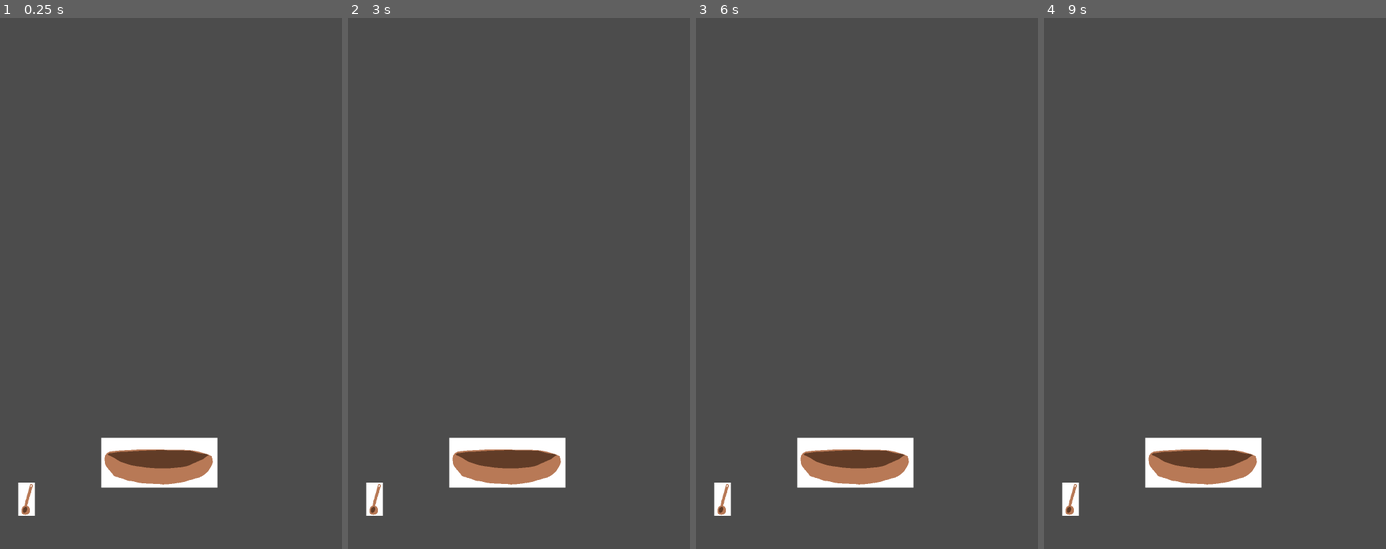
Above: before the commit, frames 1-4 (left to right).
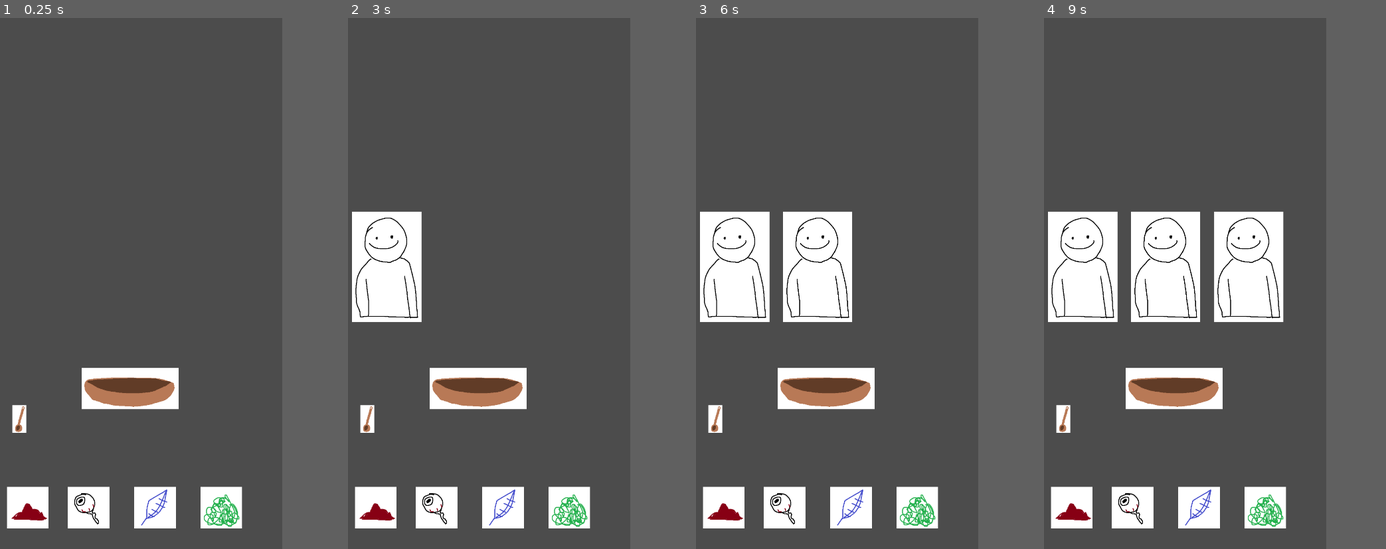
Above: after the commit, the same moments.

Repository: mliu/innkeep
Game: Godot game, scene res://Game.tscn
The game is run twice, just before and just after one commit, with the same random seed, the same clock (stepped at 60 frames per second) and the same inputs.
Inputs (mouse positions are in pixels of both pictures, inside the frame that each line leads up to):
- Up to frame 1 (0.25 s): no input
- Up to frame 2 (3 s): tap Enter at 0.5, 2 s; move the mouse to (375, 501) at 0.52 s; click (375, 501) at 0.67 s; tap Space at 1.25, 2.75 s; move the mouse to (440, 310) at 1.27 s; click (440, 310) at 1.42 s; move the mouse to (546, 166) at 2.02 s; click (546, 166) at 2.17 s; move the mouse to (491, 389) at 2.77 s; click (491, 389) at 2.92 s
- Up to frame 3 (6 s): tap Enter at 3.5 s; move the mouse to (966, 363) at 3.52 s; click (966, 363) at 3.67 s; tap Space at 4.25 s; move the mouse to (750, 203) at 4.27 s; click (750, 203) at 4.42 s; move the mouse to (877, 283) at 5.02 s; click (877, 283) at 5.17 s; move the mouse to (805, 150) at 5.77 s; click (805, 150) at 5.92 s
- Up to frame 4 (9 s): move the mouse to (1286, 256) at 6.52 s; click (1286, 256) at 6.67 s; move the mouse to (1136, 310) at 7.27 s; click (1136, 310) at 7.42 s; move the mouse to (1242, 166) at 8.02 s; click (1242, 166) at 8.17 s; move the mouse to (1187, 389) at 8.77 s; click (1187, 389) at 8.92 s
In our replay, the window is 540x800 before the commit and 450x800 after it. These sizes can differ from the game's own. Grey fills any space a smaller window leaves; there, only what the larger window draws over its background counts as a difference.

The runs differ from the first frame. In frame 1, 9.4% of the frame differs, in the area x 1-71%, y 65-97%; in frame 2, 14%; in frame 3, 18%; in frame 4, 22%, in the area x 1-71%, y 36-97%.

Commit message:
Bowl ingredient checking and customer generating

Diff:
--- /dev/null
+++ b/Customer.gd
@@ -0,0 +1,18 @@
+extends Area2D
+
+var order_index
+var anchor_index
+
+signal on_click(order_index, anchor_index)
+
+func _ready():
+	connect("input_event", self, "_on_input_event")
+	pass
+
+func _on_input_event(viewport, event, shape_idx):
+	if(event is InputEventScreenTouch && event.is_pressed()):
+		emit_signal("on_click", order_index, anchor_index)
+
+# Called every frame. 'delta' is the elapsed time since the previous frame.
+#func _process(delta):
+#	pass
--- /dev/null
+++ b/Customer.tscn
@@ -0,0 +1,19 @@
+[gd_scene load_steps=4 format=2]
+
+[ext_resource path="res://Customer.gd" type="Script" id=1]
+[ext_resource path="res://sprites/customer.png" type="Texture" id=2]
+
+[sub_resource type="RectangleShape2D" id=1]
+extents = Vector2( 125, 200 )
+
+[node name="Customer" type="Area2D"]
+script = ExtResource( 1 )
+__meta__ = {
+"_edit_group_": true
+}
+
+[node name="Sprite" type="Sprite" parent="."]
+texture = ExtResource( 2 )
+
+[node name="CollisionShape2D" type="CollisionShape2D" parent="."]
+shape = SubResource( 1 )
--- /dev/null
+++ b/CustomerAnchor.gd
@@ -0,0 +1,20 @@
+extends Node2D
+
+var has_customer = false
+var customer = preload("res://Customer.tscn")
+
+func _ready():
+	pass
+
+func add_customer(order_index, anchor_index):
+	has_customer = true
+	var customer_instance = customer.instance()
+	customer_instance.set_name("Customer")
+	customer_instance.order_index = order_index
+	customer_instance.anchor_index = anchor_index
+	add_child(customer_instance)
+	customer_instance.connect("on_click", get_parent(), "_on_Customer_click")
+
+func remove_customer():
+	remove_child(get_node("Customer"))
+	has_customer = false
--- /dev/null
+++ b/CustomerAnchor.tscn
@@ -0,0 +1,7 @@
+[gd_scene load_steps=2 format=2]
+
+[ext_resource path="res://CustomerAnchor.gd" type="Script" id=1]
+
+[node name="Anchor1" type="Node2D"]
+position = Vector2( 200, 900 )
+script = ExtResource( 1 )
--- a/Game.gd
+++ b/Game.gd
@@ -1,23 +1,69 @@
 extends Node2D
+
+var orders = {0: null, 1: null, 2: null}
+var MAX_ORDERS = 3
+var anchor_points = []
+var current_recipe
+var current_order_index
+var current_anchor_index
 
 # Called when the node enters the scene tree for the first time.
 func _ready():
+	randomize()
 	$Ashes.connect("add_to_bowl", $Bowl, "add_ingredient")
 	$Eye.connect("add_to_bowl", $Bowl, "add_ingredient")
 	$Feather.connect("add_to_bowl", $Bowl, "add_ingredient")
 	$Plant.connect("add_to_bowl", $Bowl, "add_ingredient")
 	$Spoon.connect("input_event", self, "_on_Spoon_input_event")
-	$OrderGenerator.connect("new_order", self, "_on_generate_order_input_event")
-	pass # Replace with function body.
-
-func _on_Spoon_input_event(event):
-	if(event is InputEventScreenTouch && event.is_pressed()):
-		$Bowl.mix()
+	$OrderGenerator.connect("new_order", self, "_on_generate_order")
+	$OrderGenerator.start_day()
+	anchor_points = [$Anchor1, $Anchor2, $Anchor3]
 	pass
 
-func _on_generate_order_input_event(order):
-	print("Recipe: ", Recipe.recipes[order])
-	#print("Recipe: " + str(Recipe.recipes[dish]))
+func _on_Spoon_input_event(viewport, event, shape_idx):
+	if(event is InputEventScreenTouch && event.is_pressed()):
+		var temp_recipe = Recipes.recipes[current_recipe]
+		var temp_bowl = $Bowl.ingredients
+		temp_recipe.sort()
+		temp_bowl.sort()
+		if (temp_recipe == temp_bowl):
+			$Bowl.mix()
+		else:
+			$Bowl.dump()
+		remove_current_customer()
+	pass
+
+func _on_Customer_click(order_index, anchor_index):
+	if(current_recipe == null):
+		current_recipe = orders[order_index]
+		current_order_index = order_index
+		current_anchor_index = anchor_index
+		print(Recipes.recipes[current_recipe])
+	pass
+
+func _on_generate_order():
+	if (orders.size() > MAX_ORDERS):
+		pass
+	print("generate order")
+	var temp_order_index
+	for i in range(MAX_ORDERS):
+		if (orders[i] == null):
+			temp_order_index = i
+			orders[i] = randi() % Recipes.recipes.size()
+			break
+	# Find the next available Anchor point
+	for i in range(MAX_ORDERS):
+		if (anchor_points[i].has_customer):
+			continue
+		anchor_points[i].add_customer(temp_order_index, i)
+		return
+
+func remove_current_customer():
+	orders[current_order_index] = null
+	current_recipe = null
+	current_order_index = null
+	anchor_points[current_anchor_index].remove_customer()
+
 # Called every frame. 'delta' is the elapsed time since the previous frame.
 #func _process(delta):
 #	pass
--- a/Game.tscn
+++ b/Game.tscn
@@ -1,10 +1,11 @@
-[gd_scene load_steps=7 format=2]
+[gd_scene load_steps=8 format=2]
 
 [ext_resource path="res://Game.gd" type="Script" id=1]
 [ext_resource path="res://classes/Ingredient.tscn" type="PackedScene" id=2]
 [ext_resource path="res://classes/Bowl.tscn" type="PackedScene" id=3]
 [ext_resource path="res://sprites/spoon.png" type="Texture" id=4]
 [ext_resource path="res://OrderGenerator.gd" type="Script" id=5]
+[ext_resource path="res://CustomerAnchor.tscn" type="PackedScene" id=6]
 
 [sub_resource type="RectangleShape2D" id=1]
 extents = Vector2( 25, 50 )
@@ -42,9 +43,20 @@
 [node name="CollisionShape2D" type="CollisionShape2D" parent="Spoon"]
 shape = SubResource( 1 )
 
-[node name="OrderGenerator" type="Area2D" parent="."]
+[node name="OrderGenerator" type="Node2D" parent="."]
 script = ExtResource( 5 )
 
-[node name="CollisionShape2D" type="CollisionShape2D" parent="OrderGenerator"]
+[node name="DayTimer" type="Timer" parent="OrderGenerator"]
+wait_time = 120.0
+autostart = true
 
-[node name="Sprite" type="Sprite" parent="OrderGenerator"]
+[node name="OrderTimer" type="Timer" parent="OrderGenerator"]
+autostart = true
+
+[node name="Anchor1" parent="." instance=ExtResource( 6 )]
+
+[node name="Anchor2" parent="." instance=ExtResource( 6 )]
+position = Vector2( 500, 900 )
+
+[node name="Anchor3" parent="." instance=ExtResource( 6 )]
+position = Vector2( 800, 900 )
--- a/OrderGenerator.gd
+++ b/OrderGenerator.gd
@@ -1,20 +1,24 @@
-extends Area2D
+extends Node2D
 
-signal new_order(order)
-var RNG = RandomNumberGenerator.new()
+signal new_order
+
+var DAY_TIME = 120
 
 # Called when the node enters the scene tree for the first time.
 func _ready():
-	print("OrderGenerator ready")
-	RNG.randomize()
+	$DayTimer.connect("timeout", self, "end_day")
+	$OrderTimer.connect("timeout", self, "maybe_generate_order")
 
-func _process(delta):
-	var order = RNG.randi_range(0, 2)
-	emit_signal("new_order", order)
+func start_day():
+	$DayTimer.start(DAY_TIME)
+	$OrderTimer.start(3)
 
-#func generate_order():
-#	return RNG.randf_range(0, 10)
+func end_day():
+	$OrderTimer.stop()
 
+func maybe_generate_order():
+	if (randi() % 1 == 0):
+		emit_signal("new_order")
 
 # Called every frame. 'delta' is the elapsed time since the previous frame.
 #func _process(delta):
--- a/Recipe.gd
+++ b/Recipes.gd
@@ -1,4 +1,4 @@
-class_name Recipe
+class_name Recipes
 
 const recipes = {
 	Enums.Recipes.GOOP :
--- a/classes/Bowl.gd
+++ b/classes/Bowl.gd
@@ -14,7 +14,10 @@
 func mix():
 	print("Mixed " + str(ingredients))
 	ingredients = []
-	pass
+
+func dump():
+	print("Dumped " + str(ingredients))
+	ingredients = []
 
 # Called every frame. 'delta' is the elapsed time since the previous frame.
 #func _process(delta):
--- a/project.godot
+++ b/project.godot
@@ -15,13 +15,13 @@
 "path": "res://Enums.gd"
 }, {
 "base": "Reference",
-"class": "Recipe",
+"class": "Recipes",
 "language": "GDScript",
-"path": "res://Recipe.gd"
+"path": "res://Recipes.gd"
 } ]
 _global_script_class_icons={
 "Enums": "",
-"Recipe": ""
+"Recipes": ""
 }
 
 [application]
@@ -35,6 +35,8 @@
 window/size/width=1080
 window/size/height=1920
 window/handheld/orientation="portrait"
+window/stretch/mode="viewport"
+window/stretch/aspect="keep"
 
 [input_devices]
 
Binary file added: sprites/customer.png
Not shown, added: sprites/customer.png.import
